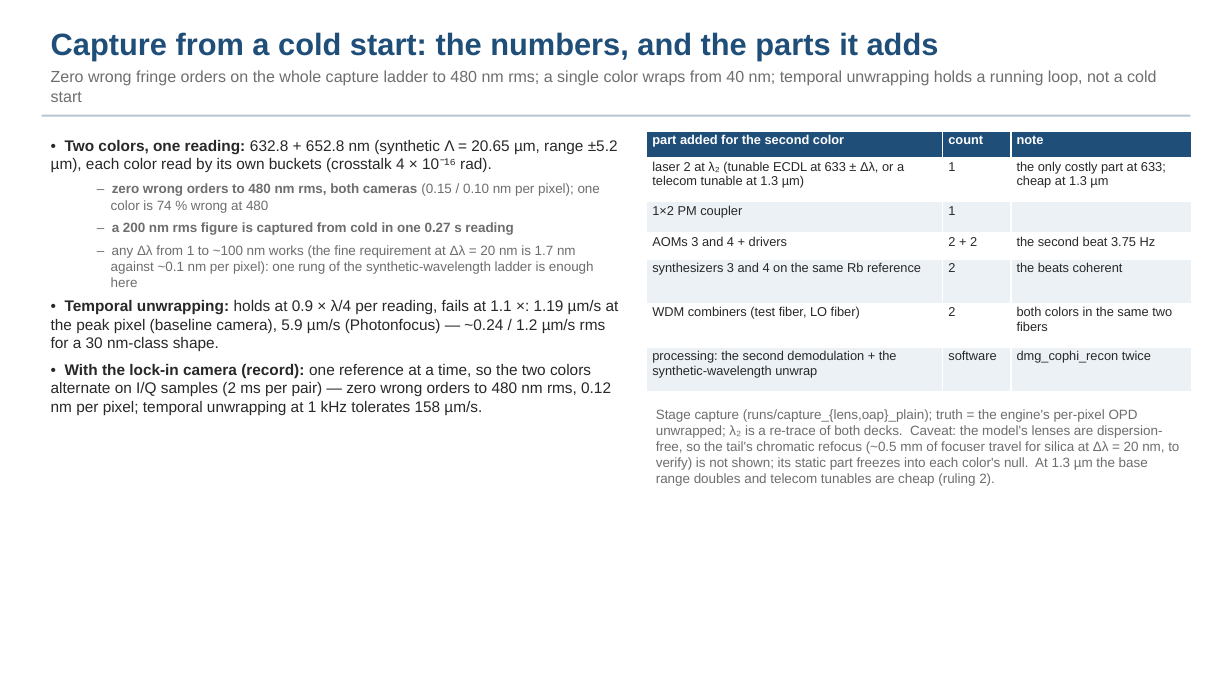
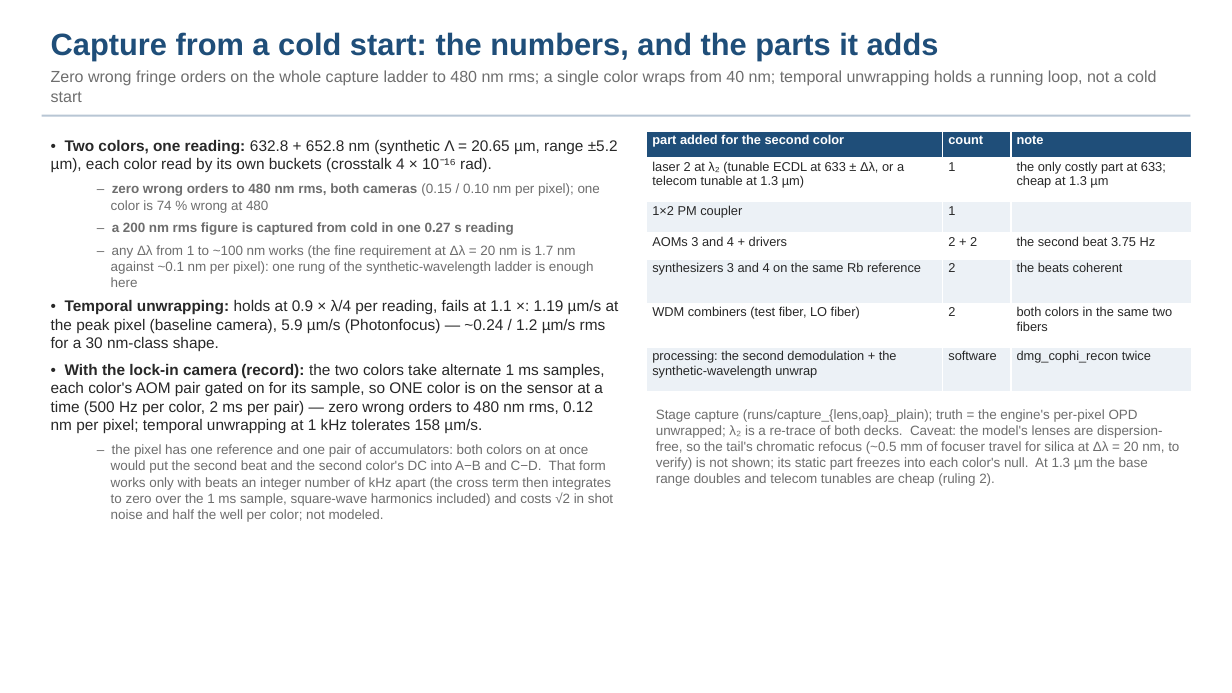
Before and after one commit to nasa-jpl/macos, a slide deck: slide 17 of demo_session/deck_cophi.pptx. Drawn at 1232x693 pixels with LibreOffice and Linux fonts; fonts in the diff are those of the drawing. Boxes give left, top, right and bottom in pixels: in the first picture for what was removed or moved away, otherwise in the second. Text is boxed around its words. In the diff, an @@ line names an element or a change of style, - is before the commit and + after.

```diff
--- a/demo_session/deck_cophi.pptx
+++ b/demo_session/deck_cophi.pptx
@@ text at box(51, 364, 613, 522): text changed; size 12 to 10.5 pt; text colour #282828 to #6E6E6E @@
-• With the lock-in camera (record): one reference at a time, so the two colors alternate on I/Q samples (2 ms per pair) — zero wrong orders to 480 nm rms, 0.12 nm per pixel; temporal unwrapping at 1 kHz tolerates 158 µm/s.
+• With the lock-in camera (record): the two colors take alternate 1 ms samples, each color's AOM pair gated on for its sample, so ONE color is on the sensor at a time (500 Hz per color, 2 ms per pair) — zero wrong orders to 480 nm rms, 0.12 nm per pixel; temporal unwrapping at 1 kHz tolerates 158 µm/s.
+– the pixel has one reference and one pair of accumulators: both colors on at once would put the second beat and the second color's DC into A−B and C−D. That form works only with beats an integer number of kHz apart (the cross term then integrates to zero over the 1 ms sample, square-wave harmonics included) and costs √2 in shot noise and half the well per color; not modeled.
```
Also in this commit, not shown: 3 other slides changed, 11 other files.
